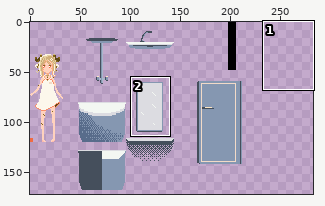
File history of a sprite sheet, core/resource/world/bedroom/walls.png. Above, an overview of the earlier version with the close-up marked.
Close-up. Old version:
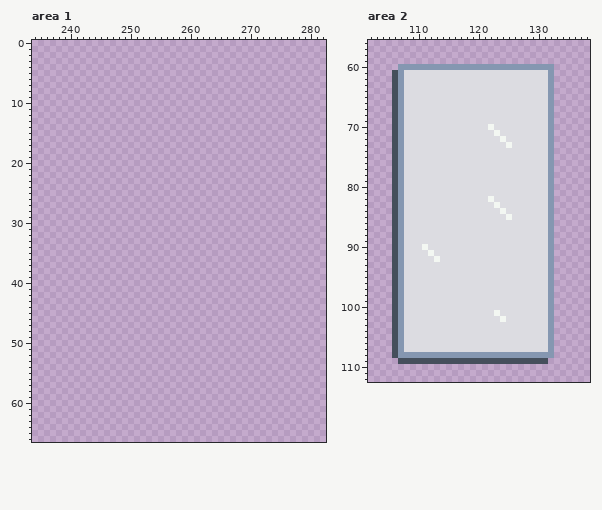
The file is 512x512 pixels. Shown: area 1: x 234..282, y 0..66; area 2: x 102..138, y 56..112. The wide view leaves out empty margins.
After the commit:
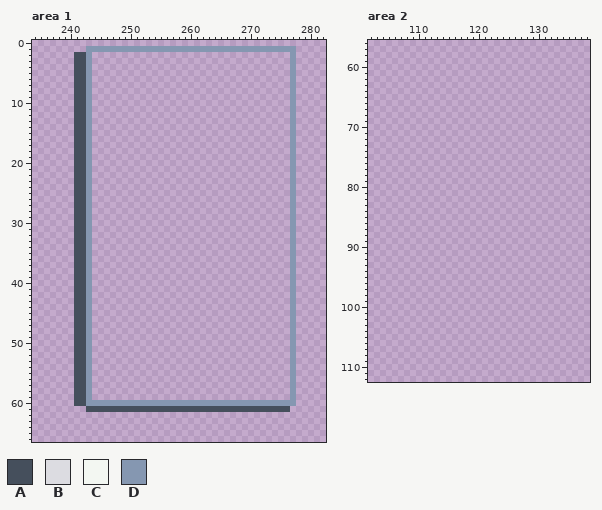
Palette (. is transparent): A #454f5c  B #dcdce1  C #f3f7f2  D #8597b1
Edits made:
Area 1:
The edit adds colour A in rows 2 to 60 at x 241 to 242; in row 61 at x 243 to 276.
The edit adds colour D in row 1 at x 243 to 277; in rows 2 to 59 at x 243 and 277; in row 60 at x 243 to 277.
Area 2:
Colour A is removed in rows 61 to 108 at x 106; in row 109 at x 107 to 131.
Colour B is removed in rows 61 to 69 at x 108 to 131; in row 70 at x 108 to 121 and 123 to 131; in row 71 at x 108 to 122 and 124 to 131; in row 72 at x 108 to 123 and 125 to 131; in row 73 at x 108 to 124 and 126 to 131; in rows 74 to 81 at x 108 to 131.
Colour B is removed in row 82 at x 108 to 121 and 123 to 131; in row 83 at x 108 to 122 and 124 to 131; in row 84 at x 108 to 123 and 125 to 131; in row 85 at x 108 to 124 and 126 to 131; in rows 86 to 89 at x 108 to 131; in row 90 at x 108 to 110 and 112 to 131.
Colour B is removed in row 91 at x 108 to 111 and 113 to 131; in row 92 at x 108 to 112 and 114 to 131; in rows 93 to 100 at x 108 to 131; in row 101 at x 108 to 122 and 124 to 131; in row 102 at x 108 to 123 and 125 to 131; in rows 103 to 107 at x 108 to 131.
Colour C is removed in row 70 at x 122; in row 71 at x 123; in row 72 at x 124; in row 73 at x 125; in row 82 at x 122; in row 83 at x 123.
Colour C is removed in row 84 at x 124; in row 85 at x 125; in row 90 at x 111; in row 91 at x 112; in row 92 at x 113; in row 101 at x 123.
Colour C is removed in row 102 at x 124.
Colour D is removed in row 60 at x 107 to 132; in rows 61 to 107 at x 107 and 132; in row 108 at x 107 to 132.
Where, in picture pixels (left, top, right, bottom), the same in both close-ups:
added: (74, 46, 296, 412)
erased: (392, 64, 554, 364)
